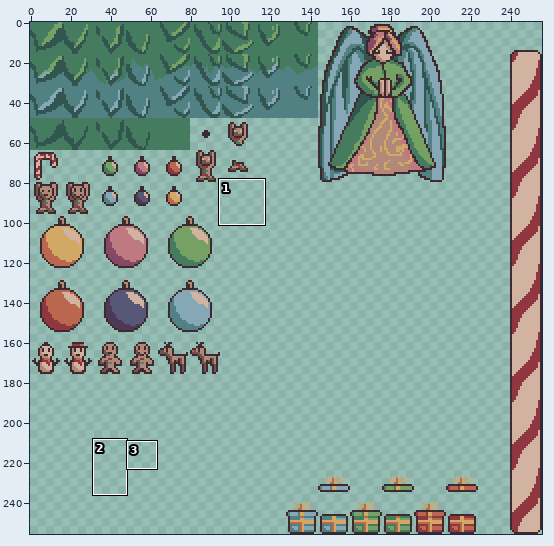
Sprite sheet, stored at Jame Gam/Assets/Assets/NewSpriteSheet.png. Above: a wide view before the commit, with the close-up outlined.
Close-up. Before:
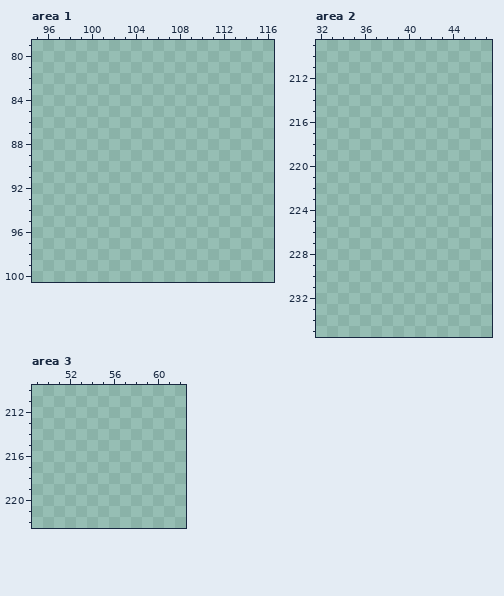
The file is 256x256 pixels. Shown: area 1: x 95..116, y 79..100; area 2: x 32..47, y 209..235; area 3: x 49..62, y 210..222. The commit also changed other parts of the picture, which this record leaves out.
Now the later version:
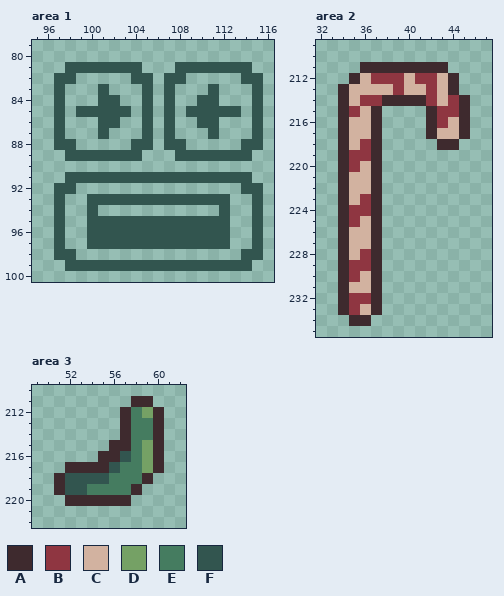
Palette (. is transparent): A #3e2a2e  B #8f3641  C #d2b2a0  D #75a165  E #457c60  F #32554f
From old to new:
Area 1:
y 81: x 98..104 ....... -> FFFFFFF; x 108..114 ....... -> FFFFFFF
y 82: x 97..98 .. -> FF; x 104..105 .. -> FF; x 107..108 .. -> FF; x 114..115 .. -> FF
y 83: x 97 . -> F; x 101 . -> F; x 105 . -> F; x 107 . -> F; x 111 . -> F; x 115 . -> F
y 84: x 97 . -> F; x 101..102 .. -> FF; x 105 . -> F; x 107 . -> F; x 110..111 .. -> FF; x 115 . -> F
y 85: x 97 . -> F; x 99..103 ..... -> FFFFF; x 105 . -> F; x 107 . -> F; x 109..113 ..... -> FFFFF; x 115 . -> F
y 86: x 97 . -> F; x 101..102 .. -> FF; x 105 . -> F; x 107 . -> F; x 110..111 .. -> FF; x 115 . -> F
y 87: x 97 . -> F; x 101 . -> F; x 105 . -> F; x 107 . -> F; x 111 . -> F; x 115 . -> F
y 88: x 97..98 .. -> FF; x 104..105 .. -> FF; x 107..108 .. -> FF; x 114..115 .. -> FF
y 89: x 98..104 ....... -> FFFFFFF; x 108..114 ....... -> FFFFFFF
y 91: x 98..114 ................. -> FFFFFFFFFFFFFFFFF
y 92: x 97..98 .. -> FF; x 114..115 .. -> FF
y 93: x 97 . -> F; x 100..112 ............. -> FFFFFFFFFFFFF; x 115 . -> F
y 94: x 97 . -> F; x 100 . -> F; x 112 . -> F; x 115 . -> F
y 95..97: x 97 . -> F; x 100..112 ............. -> FFFFFFFFFFFFF; x 115 . -> F
y 98: x 97..98 .. -> FF; x 114..115 .. -> FF
y 99: x 98..114 ................. -> FFFFFFFFFFFFFFFFF
Area 2:
y 211: x 36..43 ........ -> AAAAAAAA
y 212: x 35..44 .......... -> ACBBBCBBCA
y 213: x 34..44 ........... -> ACCCCBCCBCA
y 214: x 34..45 ............ -> ACBBAAAABCBA
y 215: x 34..37 .... -> ABCA; x 42..45 .... -> ABBA
y 216: x 34..37 .... -> ACCA; x 42..45 .... -> ABCA
y 217: x 34..37 .... -> ACCA; x 42..45 .... -> ACCA
y 218: x 34..37 .... -> ACBA; x 43..44 .. -> AA
y 219: x 34..37 .... -> ABBA
y 220: x 34..37 .... -> ABCA
y 221..222: x 34..37 .... -> ACCA
y 223: x 34..37 .... -> ACBA
y 224: x 34..37 .... -> ABBA
y 225: x 34..37 .... -> ABCA
y 226..227: x 34..37 .... -> ACCA
y 228: x 34..37 .... -> ACBA
y 229: x 34..37 .... -> ABBA
y 230: x 34..37 .... -> ABCA
y 231: x 34..37 .... -> ACCA
y 232: x 34..37 .... -> ABBA
y 233: x 34..37 .... -> ABCA
y 234: x 35..36 .. -> AA
Area 3:
y 211: x 58..59 .. -> AA
y 212: x 57..60 .... -> AEDA
y 213..214: x 57..60 .... -> AEEA
y 215: x 56..60 ..... -> AAEDA
y 216: x 55..60 ...... -> AAFEDA
y 217: x 52..60 ......... -> AAAAFEEDA
y 218: x 51..59 ......... -> AFFFFEEEA
y 219: x 51..58 ........ -> AFFEEEEA
y 220: x 52..57 ...... -> AAAAAA
